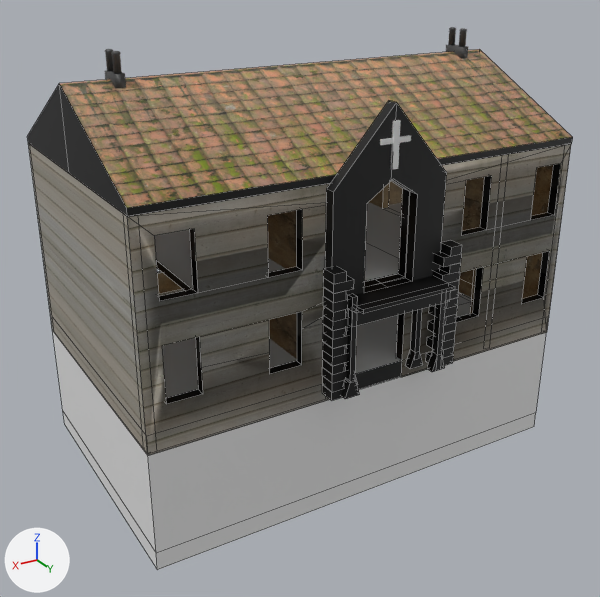
The FBX model Assets/Haus blend.fbx: old version first, new version second.
The view is the same before and after, from a 50 mm lens placed at (24.1, 38.7, 22.5), pointed at (1.4, 0.8, 3.6). Lighting does not change. The marker at lower left points along +X, +Y and +Z. Mesh edges are drawn as thin lines on the coarser meshes. Where no turn or scale is listed for an object, it has been applied to the vertices.

The first picture shows 'Dach', 'Eingang Fenster Balkon Leiste', 'Hauswand Rechts', 'Keller Boden', 'Obergeschoss Boden ', 'Raumabdrennung Treppe Obergeschoss', 'Schornstein Rohrhalter', 'Untergeschoss Boden'.
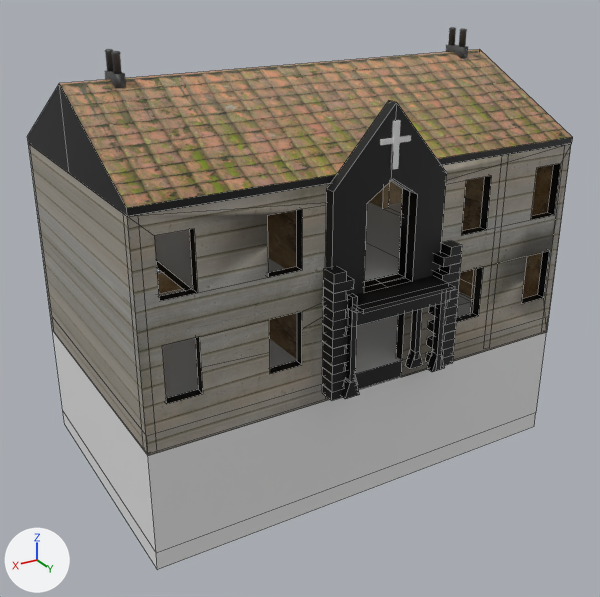
Pixel boxes (x1, y1, x2, y2) of what changed, in the pictures (600 x 597 px; the box of a moved part takes in the faces that stretch with it):
part 1 of me_cube_172, moved or reshaped
    both: (456, 176, 491, 322)
part 2 of me_cube_172, moved or reshaped
    both: (531, 163, 561, 220)
part 3 of me_cube_172, moved or reshaped
    both: (159, 209, 302, 404)
part 4 of me_cube_172, moved or reshaped
    both: (521, 295, 543, 304)

What changed in the scene script:
```text
Change me_cube_172:
    where me_cube_172.from_pydata(...)  # 163 vertices, 105 faces; spans x -109.4..1.0, y -1.0..1.0, z -7.9..55.3
    used by ob_hauswand_rechts; location = (-12.3, -0.89, 1.97); rotation_euler = (-3.142, 0.0, 0.0), in degrees (-180, 0, 0); scale = (-0.234, -7.81, -0.185)
    verts and faces of me_cube_172; kept vertices keep their numbers, new ones are numbered from 163
    before: 60 (-1.8, 1.0, 5.3) at pixel (543, 297), 64 (-9.7, 1.0, 5.3) at pixel (521, 304), 96 (-1.8, 0.9, 5.3) at pixel (537, 294), 97 (-9.7, 0.9, 5.3)
    me_cube_172 part 1
    7 faces are deleted
    7 new faces join them, mat_hauswände_ränder_material_schwarz (black #000000)
    me_cube_172 part 2
    5 faces are deleted
    5 new faces join them, mat_hauswände_ränder_material_schwarz (black #000000)
    me_cube_172 part 3
    15 faces are deleted
    15 new faces join them, mat_hauswände_ränder_material_schwarz (black #000000)
    me_cube_172 part 4
    add delete_faces([(60, 96, 97, 64)])
    add faces += [(60, 64, 97, 96)]  # mat_hauswände_ränder_material_schwarz (black #000000)
```
